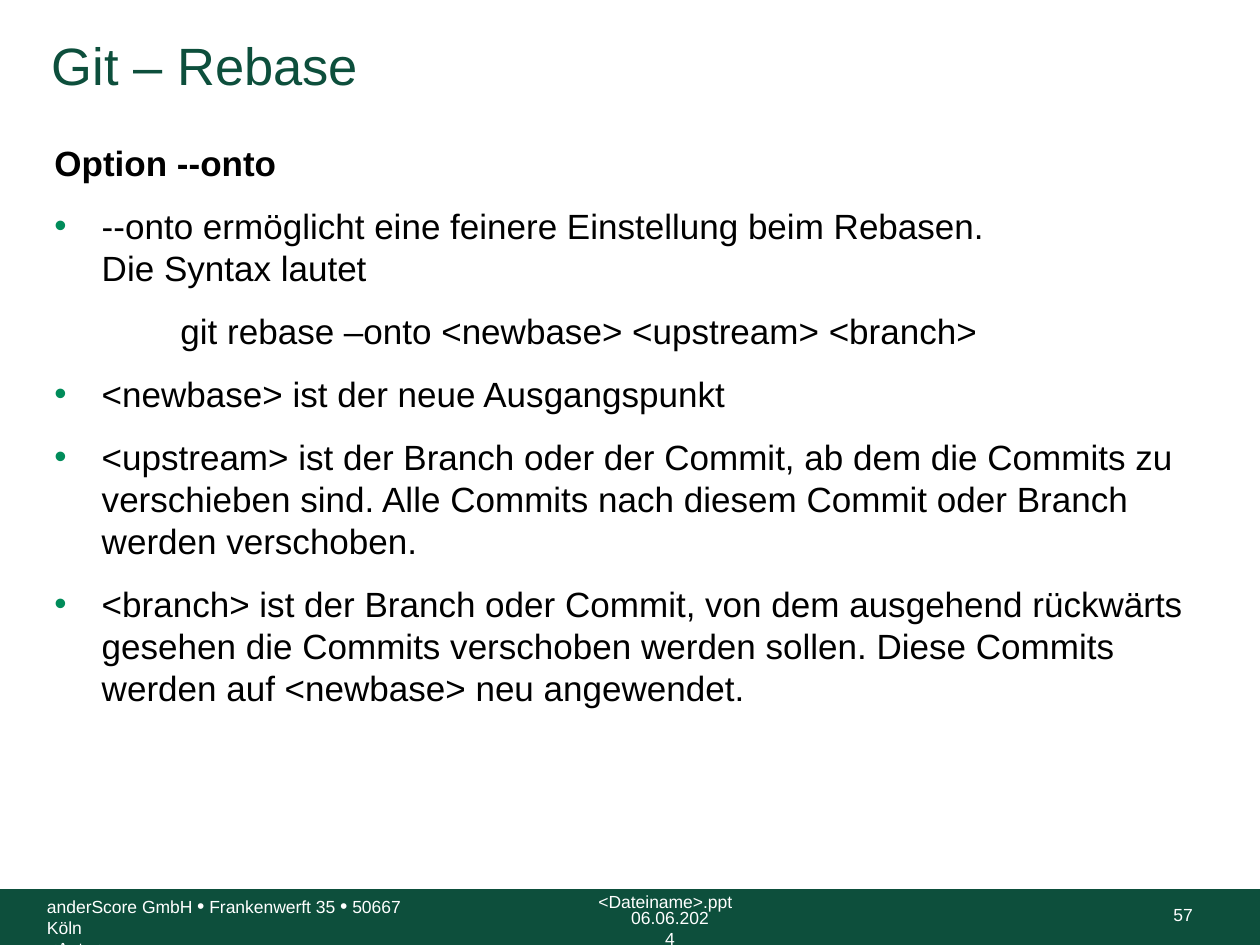
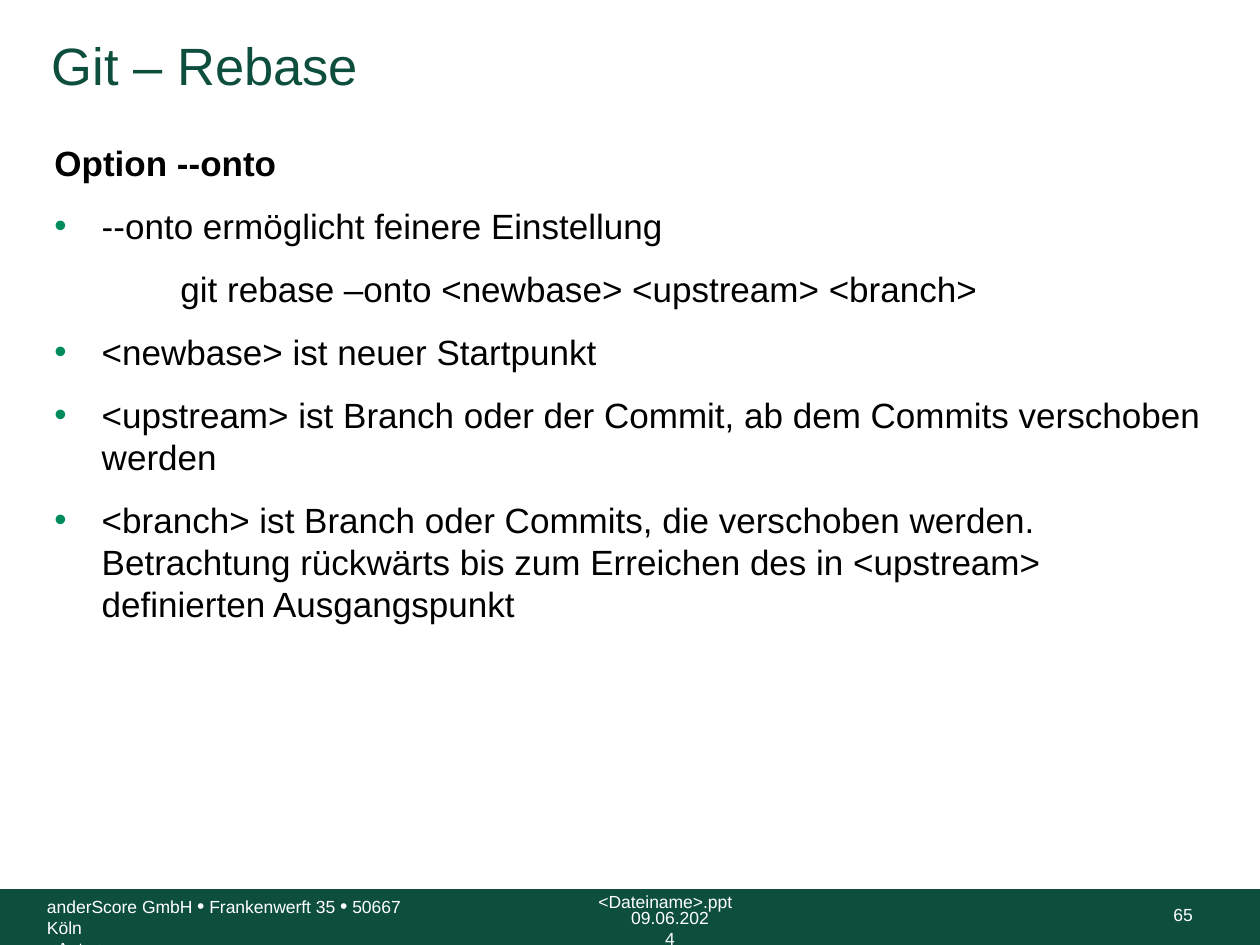
Before and after one commit to anderscore-gmbh/gitlab, a slide deck: slide 65 of slides/Tag-1_3-Merge-Rebase.pptx (slide 57 before the commit). Drawn at 1260x945 pixels with LibreOffice and Linux fonts; fonts in the diff are those of the drawing; background and template pictures are left out. Boxes give left, top, right and bottom in pixels: in the first picture for what was removed or moved away, otherwise in the second. Text is boxed around its words. In the diff, an @@ line names an element or a change of style, - is before the commit and + after.

```diff
--- a/slides/Tag-1_3-Merge-Rebase.pptx
+++ b/slides/Tag-1_3-Merge-Rebase.pptx
@@ text at (102, 213, 662, 246): text changed @@
-• --onto ermöglicht eine feinere Einstellung beim Rebasen.
-  Die Syntax lautet
+• --onto ermöglicht feinere Einstellung
@@ text at (102, 339, 1200, 624): text changed @@
-• <newbase> ist der neue Ausgangspunkt
-• <upstream> ist der Branch oder der Commit, ab dem die Commits zu verschieben sind. Alle Commits nach diesem Commit oder Branch werden verschoben.
-• <branch> ist der Branch oder Commit, von dem ausgehend rückwärts gesehen die Commits verschoben werden sollen. Diese Commits werden auf <newbase> neu angewendet.
+• <newbase> ist neuer Startpunkt
+• <upstream> ist Branch oder der Commit, ab dem Commits verschoben werden
+• <branch> ist Branch oder Commits, die verschoben werden. Betrachtung rückwärts bis zum Erreichen des in <upstream> definierten Ausgangspunkt
@@ text at (631, 911, 709, 924): text changed @@
-06.06.2024
+09.06.2024
@@ page number at (1173, 908, 1192, 921): text changed @@
-57
+65
```
Also in this commit, not shown: 89 other slides changed, 14 slides added, 1 slide removed, 8 other files.
